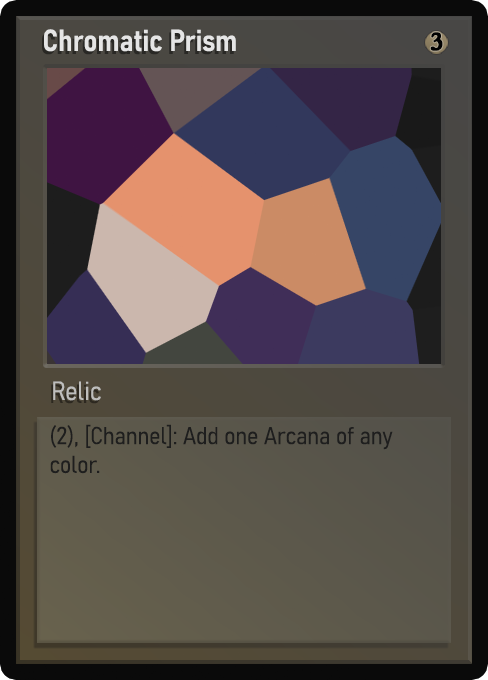
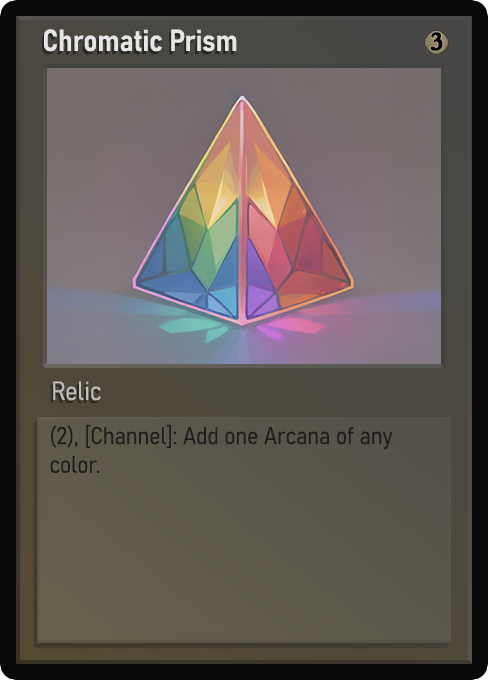
The second 488x680 image is a revision of the first. Changes to its layers:
painted on "Name" over [44, 30, 237, 52]
painted on "Class" over [59, 383, 101, 401]
painted on "Desc_norm" over [50, 426, 388, 474]
painted on "Artwork" over [47, 68, 441, 364]
